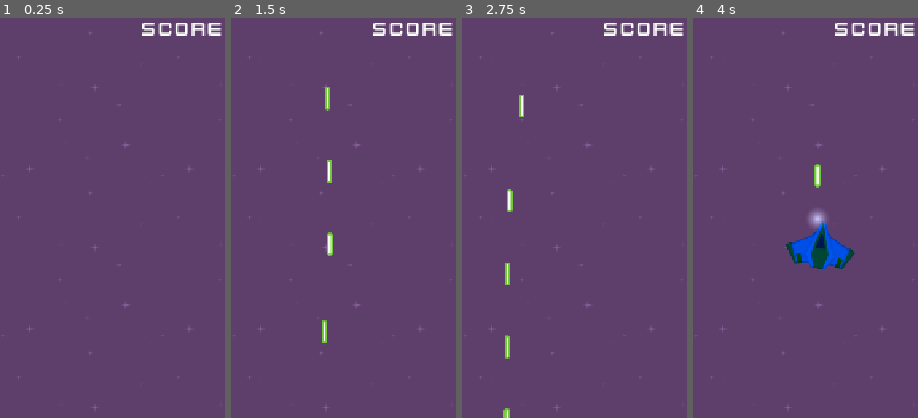
Above: before the commit, frames 1-4 (left to right).
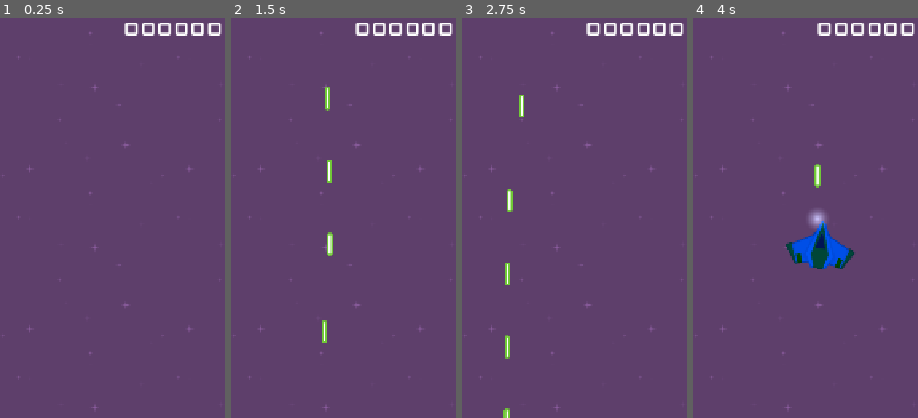
Above: after the commit, the same moments.

Repository: sf-cuestas/TD1_godot
Game: Godot game, scene res://Scenes/main.tscn
Same seed, same stepped clock (60 frames per second), same inputs: the game is played once before the commit and once after it.
Inputs (mouse positions are % of the whole screen's width and height, from its top left):
- Up to frame 1 (0.25 s): no input
- Up to frame 2 (1.5 s): move the mouse to (72, 45) at 0.52 s; press the mouse at (72, 45) at 0.53 s; hold Right (move_right) 0.53-1.28 s; move the mouse to (30, 55) at 1.27 s; release the mouse at (30, 55) at 1.28 s; hold Down (move_down) from 1.28 s (still down); click (30, 55) at 1.35 s
- Up to frame 3 (2.75 s): move the mouse to (60, 28) at 2.02 s; release Down (move_down) at 2.03 s; press the mouse at (60, 28) at 2.03 s; hold Right (move_right) from 2.03 s (still down)
- Up to frame 4 (4 s): move the mouse to (45, 70) at 2.77 s; release Right (move_right) at 2.78 s; release the mouse at (45, 70) at 2.78 s; hold Up (move_up) 2.78-3.53 s; click (45, 70) at 2.85 s; move the mouse to (80, 65) at 3.52 s; press the mouse at (80, 65) at 3.53 s; hold Left (move_left) from 3.53 s (still down)
The pictures show only the part of the screen within x 50-100%, y 0-50%; the shares and areas given below are measured in that part.

The runs differ from the first frame. In frame 1, 0.5% of the frame differs, in the area x 55-99%, y 1-5%; in frame 2, 0.5%; in frame 3, 0.5%; in frame 4, 0.5%.

Commit message:
score animation

Diff:
--- a/Scenes/hud.gd
+++ b/Scenes/hud.gd
@@ -11,6 +11,8 @@
 	GameManager.score_changed.connect(_on_score_change)
 	GameManager.player_life_changed.connect(_on_life_change)
 	gameOverContainer.visible = false
+	scoreLabel.pivot_offset = scoreLabel.size / 2
+	scoreLabel.text = "%06d" %0
 	pass # Replace with function body.
 
 
@@ -19,7 +21,12 @@
 	pass
 
 func _on_score_change(score:int) -> void:
-	scoreLabel.text = str(score)
+	scoreLabel.text = "%06d" %score
+	scoreLabel.scale = Vector2(1.4, 1.4)
+	var changeSizeTween: Tween = get_tree().create_tween()
+	changeSizeTween.tween_property(scoreLabel, "scale",Vector2.ONE, damageFlashTimer)
+	changeSizeTween.set_trans(Tween.TRANS_BACK).set_ease(Tween.EASE_OUT)
+	changeSizeTween.play()
 	pass
 
 func _on_life_change(life: int) -> void:
@@ -28,6 +35,7 @@
 	flashTween.tween_property(damageFlash, "color", Color(1.0, 0, 0 , 0), damageFlashTimer)
 	flashTween.set_trans(Tween.TRANS_BACK).set_ease(Tween.EASE_OUT)
 	flashTween.play()
+
 	for i: int in lifeContainer.get_child_count():
 		lifeContainer.get_child(i).visible = i + 1 <= life
 	if life == 0:
